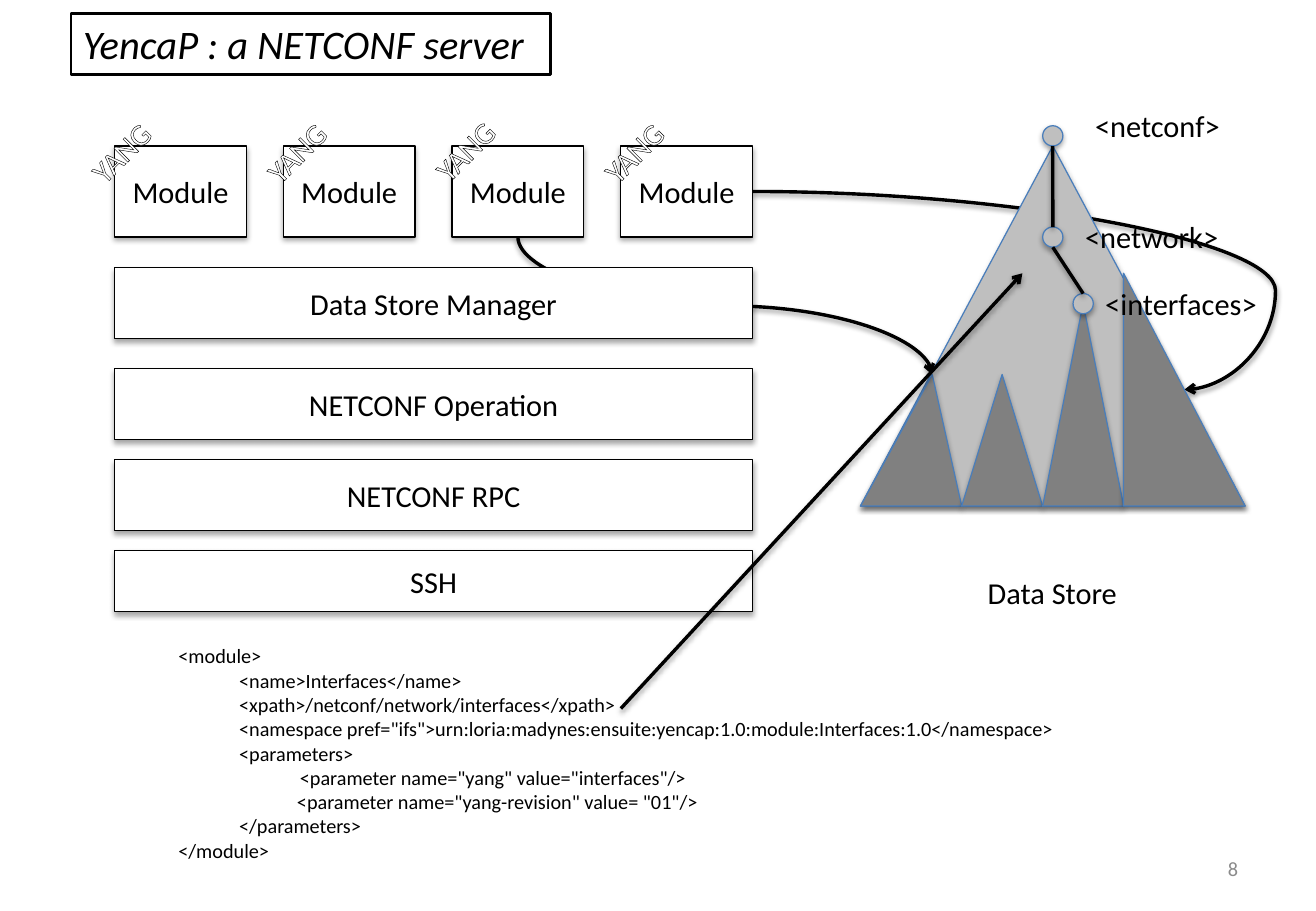
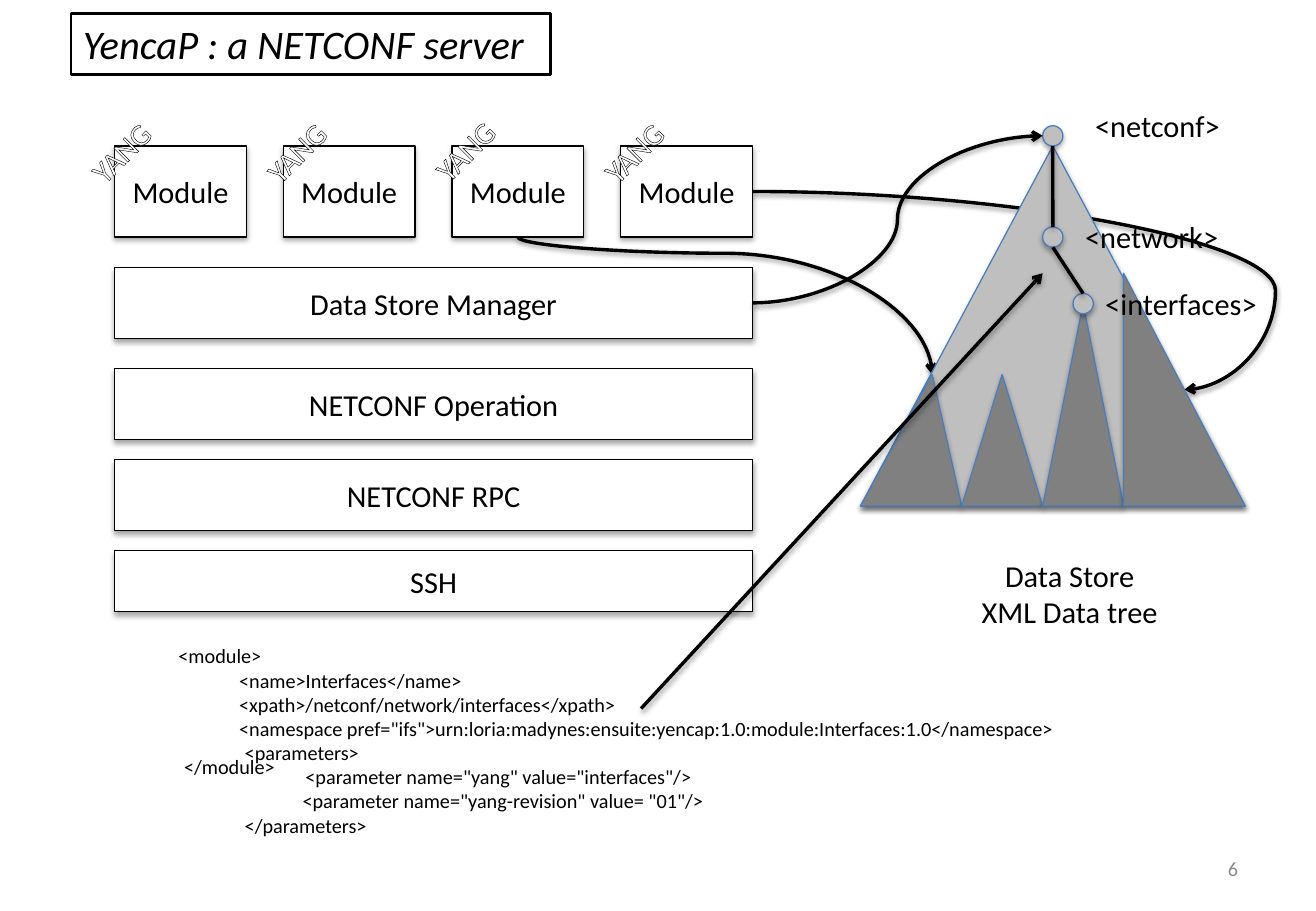
Before and after one commit to AaronNGray/jYang, a slide deck: slide 6 of yang-manager/reports/YangArchiAnimatedCameraReady2.pptx (slide 8 before the commit). Drawn at 1316x911 pixels with LibreOffice and Linux fonts; fonts in the diff are those of the drawing. Boxes give left, top, right and bottom in pixels: in the first picture for what was removed or moved away, otherwise in the second. Text is boxed around its words. In the diff, an @@ line names an element or a change of style, - is before the commit and + after.

```diff
--- a/yang-manager/reports/YangArchiAnimatedCameraReady2.pptx
+++ b/yang-manager/reports/YangArchiAnimatedCameraReady2.pptx
@@ curved arrow added from (752, 303) to (1043, 136), #000000 2 pt @@
@@ curved arrow (518, 237) - (932, 374): route changed @@
@@ arrow moved from (621, 708) - (1023, 273) to (642, 708) - (1043, 273) @@
@@ text "Data Store": place and size @@
-text "Data Store" at (988, 584, 1117, 605)
+text "Data Store" at (982, 567, 1158, 624)
@@ text at (1005, 567, 1134, 588): alignment left to centre @@
@@ text at (982, 603, 1158, 624): paragraph added @@
+XML Data tree
@@ text at (178, 748, 698, 859): paragraphs removed @@
-<parameters>
-<parameter name="yang" value="interfaces"/>
-<parameter name="yang-revision" value= "01"/>
-</parameters>
-</module>
@@ text added at (245, 747, 703, 837), 12 pt, text #000000 @@
+<parameters>
+<parameter name="yang" value="interfaces"/>
+<parameter name="yang-revision" value= "01"/>
+</parameters>
@@ text added at (184, 757, 275, 775), 12 pt, text #000000 @@
+</module>
@@ page number at (1228, 862, 1238, 876): text changed @@
-8
+6
```
Also in this commit, not shown: 6 other slides changed, 1 slide added, 12 slides removed, 4 other files.
